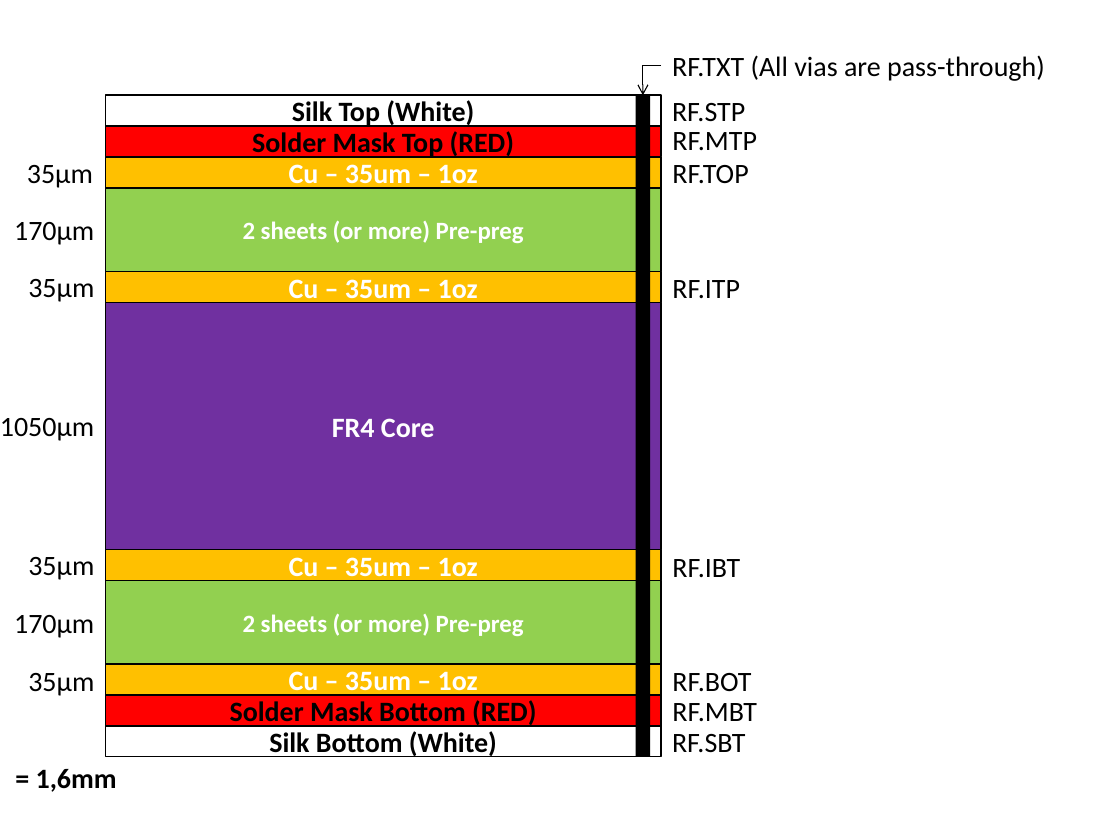
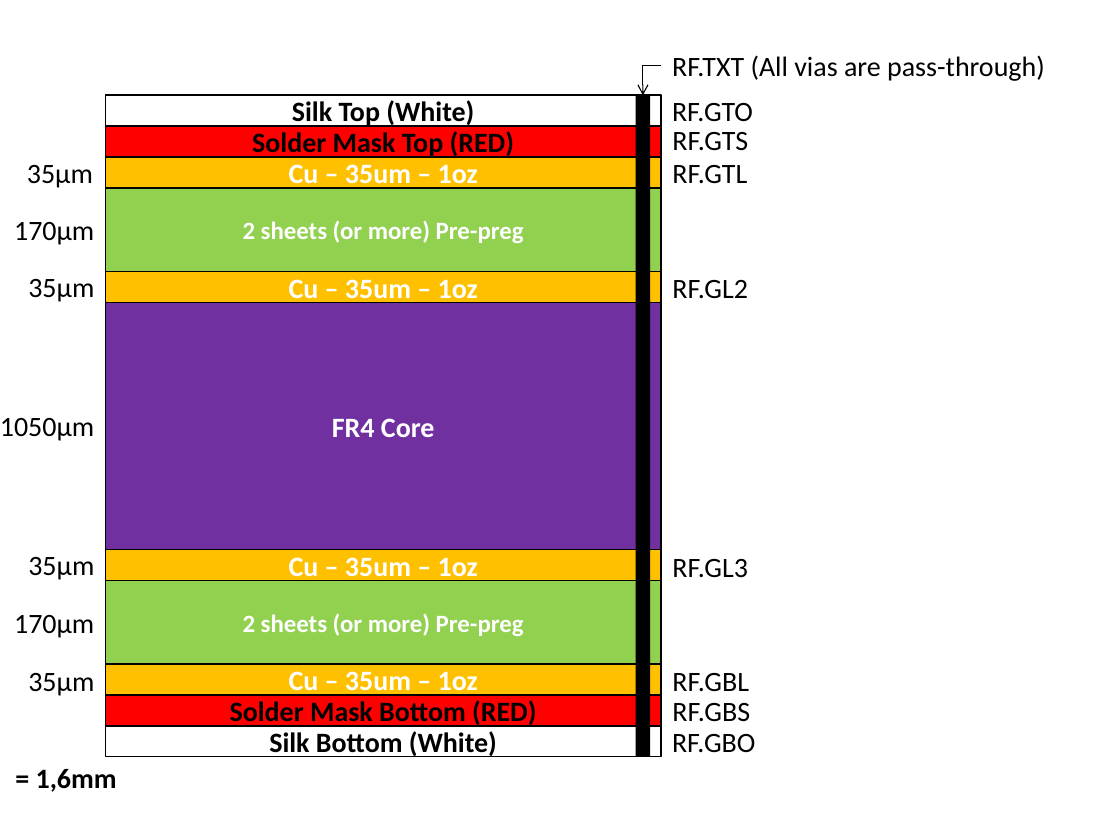
Before and after one commit to ErikMiyoshi-CiD/test, a slide deck: slide 1 of Hardware/Gerbers/PCB.pptx. Drawn at 1120x840 pixels with LibreOffice and Linux fonts; fonts in the diff are those of the drawing. Boxes give left, top, right and bottom in pixels: in the first picture for what was removed or moved away, otherwise in the second. Text is boxed around its words. In the diff, an @@ line names an element or a change of style, - is before the commit and + after.

```diff
--- a/Hardware/Gerbers/PCB.pptx
+++ b/Hardware/Gerbers/PCB.pptx
@@ text at [672, 103, 753, 122]: text changed @@
-RF.STP
+RF.GTO
@@ text at [672, 132, 748, 151]: text changed @@
-RF.MTP
+RF.GTS
@@ text at [672, 165, 747, 184]: text changed @@
-RF.TOP
+RF.GTL
@@ text at [672, 280, 748, 299]: text changed @@
-RF.ITP
+RF.GL2
@@ text at [672, 559, 748, 578]: text changed @@
-RF.IBT
+RF.GL3
@@ text at [672, 673, 749, 692]: text changed @@
-RF.BOT
+RF.GBL
@@ text at [672, 703, 750, 722]: text changed @@
-RF.MBT
+RF.GBS
@@ text at [672, 734, 755, 753]: text changed @@
-RF.SBT
+RF.GBO
```
Also in this commit, not shown: 31 other files.
